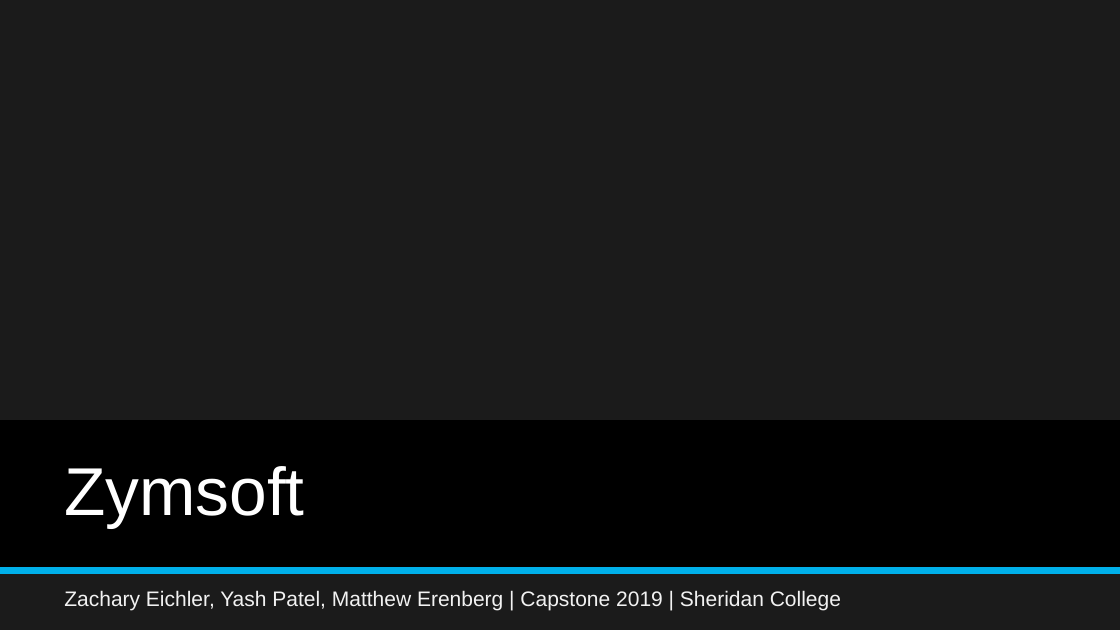
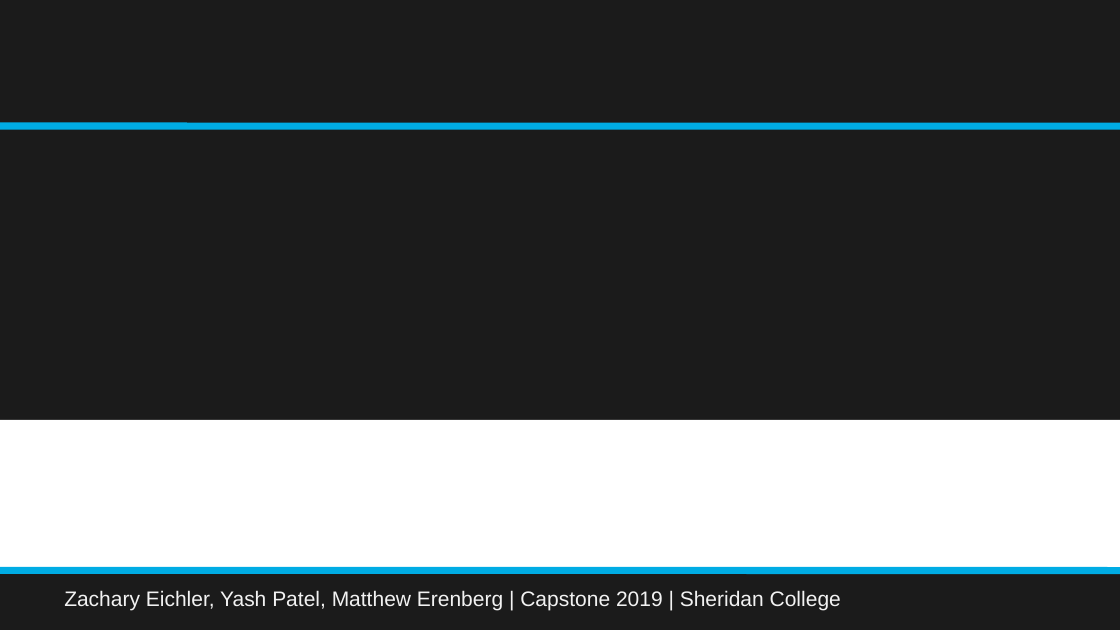
Before and after one commit to ZackE4/Zymsoft, a slide deck: slide 1 of Zymsoft Presentation.pptx. Drawn at 1120x630 pixels with LibreOffice and Linux fonts; fonts in the diff are those of the drawing; background and template pictures are left out. Boxes give left, top, right and bottom in pixels: in the first picture for what was removed or moved away, otherwise in the second. Text is boxed around its words. In the diff, an @@ line names an element or a change of style, - is before the commit and + after.

```diff
--- a/Zymsoft Presentation.pptx
+++ b/Zymsoft Presentation.pptx
@@ line added from (0, 126) to (1120, 126), #00ACE5 6.01 pt @@
@@ rectangle at bbox=[0, 420, 1120, 567]: fill #000000 to #FFFFFF @@
```
Also in this commit, not shown: 13 other slides changed, 1 slide removed.
